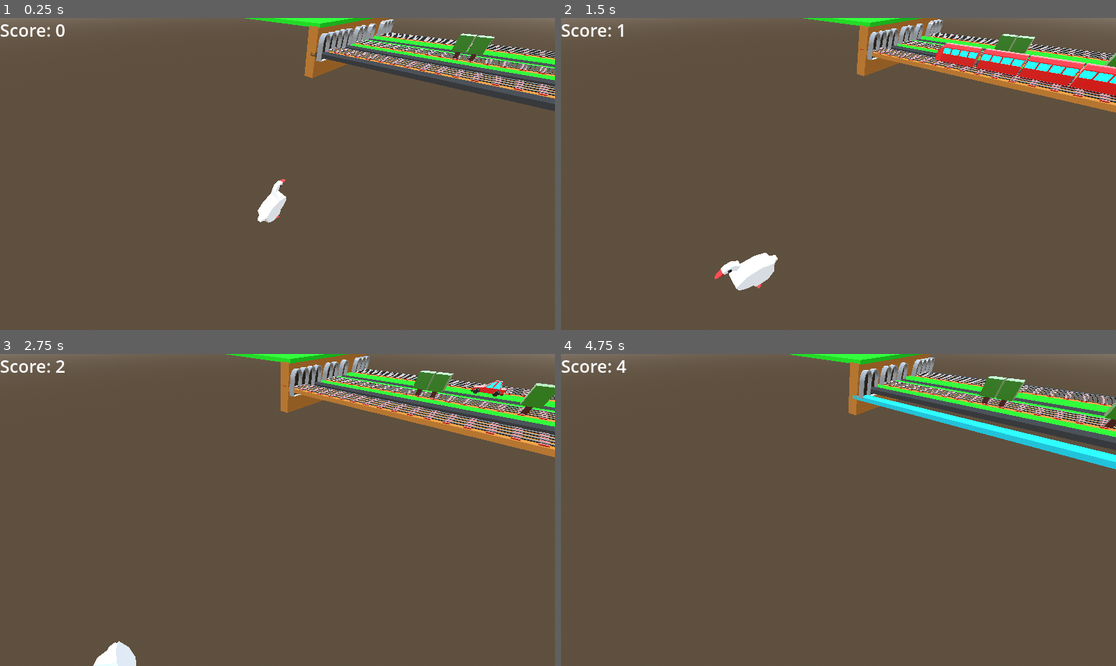
Above: before the commit, frames 1-4 (two rows, left to right).
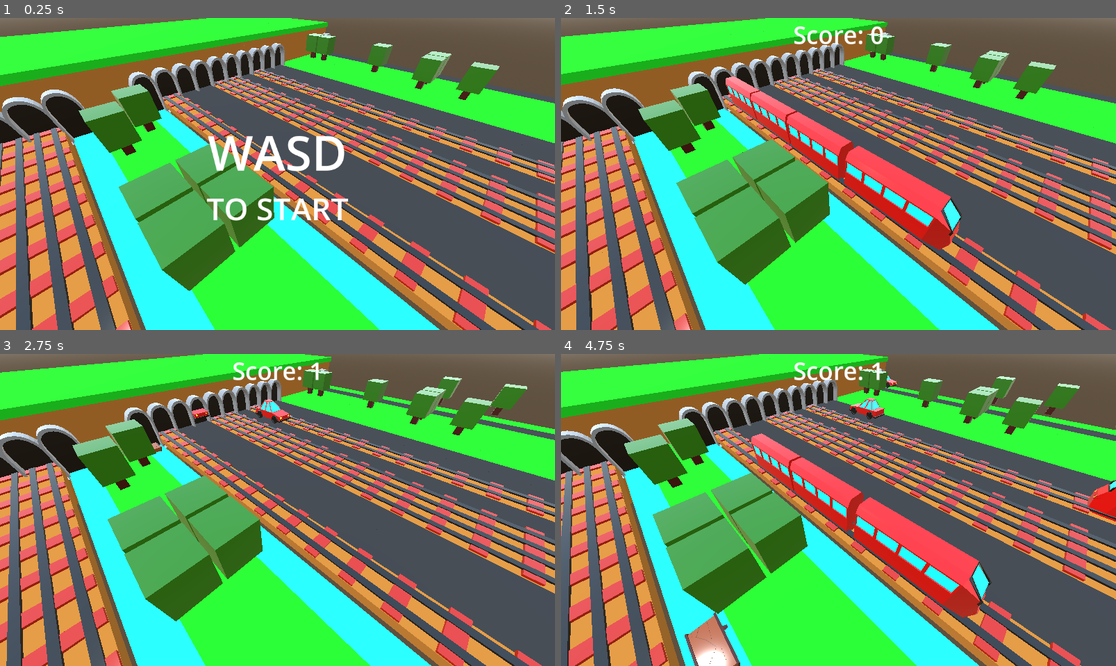
Above: after the commit, the same moments.

Repository: syshotdev/GooseyRoad
Game: Godot game, scene res://main_menu.tscn
Two runs of this game, one before a commit and one after it. Both use one fixed random seed, a clock stepped at 60 frames per second and the inputs below. Before the commit the project starts from res://main.tscn.
Inputs:
- Up to frame 1 (0.25 s): no input
- Up to frame 2 (1.5 s): tap Enter at 0.5 s; hold D (right) 0.53-1.28 s; hold S (backward) from 1.28 s (still down)
- Up to frame 3 (2.75 s): release S (backward) at 2.03 s; hold D (right) from 2.03 s (still down)
- Up to frame 4 (4.75 s): release D (right) at 2.78 s; hold W (forward) 2.78-3.53 s; hold A (left) from 3.53 s (still down)

The runs differ from the first frame. In frame 1, 89% of the frame differs, in the area x 0-100%, y 0-100%; in frame 2, 90%; in frame 3, 89%; in frame 4, 88%.
Error before the commit: Invalid call. Nonexistent function 'rotate_y' in base 'PackedScene'. (res://Objects/mapGenerator.gd:55)

Commit message:
Added functioning UI, Main menu, now for bug fixing

Diff:
--- /dev/null
+++ b/MainMenu.gd
@@ -0,0 +1,54 @@
+extends Control
+
+@export var mainScene : PackedScene
+@export var UIScene : PackedScene
+var main : Node3D = null
+var UI : Control = null
+var score : int = 0
+
+# Called when the node enters the scene tree for the first time.
+func _ready():
+	resetGame()
+	pauseGame()
+
+
+func _input(event):
+	if event is InputEventKey:
+		startGame()
+
+
+# Restarts all the variables, and the lazy way is just turn off and on again
+func resetGame():
+	for child in get_children():
+		child.queue_free() # Remove all the children
+
+	main = mainScene.instantiate()
+	add_child(main)
+	UI = UIScene.instantiate()
+	add_child(UI)
+	main.died.connect(died)
+	main.addAndUpdateScore.connect(addScore)
+
+	score = 0
+
+
+func startGame():
+	UI.startGame()
+	main.set_process(true)
+
+# When goose dies
+func died():
+	pauseGame()
+
+
+func pauseGame():
+	main.set_process(false)
+
+# Add score and update it
+func addScore(number : int):
+	setScore(number + score)
+
+
+func setScore(number : int):
+	score = number + score
+	UI.setScore(number)
--- a/Objects/Vehicle/debris.gd
+++ b/Objects/Vehicle/debris.gd
@@ -52,9 +52,9 @@
 		log.position += logNumber * Vector3(logSize, 0, 0) # One after another log
 
 	collisionShape.scale.x = length * logSize
-	collisionShape.position.x = length / 2
+	collisionShape.position.x = length / 2.0
 	playerDetectionArea.scale.x = length * logSize
-	playerDetectionArea.position.x = length / 2
+	playerDetectionArea.position.x = length / 2.0
 
 
 func makeLillyPad():
--- a/Objects/mapGenerator.gd
+++ b/Objects/mapGenerator.gd
@@ -13,7 +13,7 @@
 @export var forestScene : PackedScene
 @export var plainsScene : PackedScene
 
-@onready var modules : Array[PackedScene] = [roadScene, forestScene, trainScene, plainsScene, riverScene] # Houses all of the packed scenes for easy shuffling
+@onready var modules : Array[PackedScene] = [roadScene, forestScene, trainScene, riverScene, plainsScene] # Houses all of the packed scenes for easy shuffling
 @onready var currentMap : Array = [] # Houses all of the strips for easy access
 @onready var currentStripPosition : int = -Constants.mapStripsBehindPlayer # the id of the current strip (To position one after another)
 @onready var probabilities : Dictionary = { # Key: Scene, Value: Entries into pool of chance
@@ -26,37 +26,53 @@
 
 
 func _ready():
-	while currentStripPosition < Constants.mapAmountOfStrips:
-		generateNextMapStrip() # Pregenerate map
+	var maxStripPosition = currentStripPosition
+	while currentStripPosition < Constants.mapAmountOfStrips - Constants.mapStripsBehindPlayer:
+		generateNextMapSegment() # Pregenerate map
 
 
 # Takes a given map array and adds one module to it
-func generateNextMapStrip():
+func generateNextMapSegment():
 	var randomScene : PackedScene = modules.pick_random()
-	var amountOfScenes : int = 1
+	var amountOfScenes : int = randi_range(1, 2)
 
 	generateStrip(randomScene, amountOfScenes)
-	randomize()
 
 	addScore(amountOfScenes)
 
+# Pick a random scene with probabilites taken into account
+func pickRandomScene():
+	# All of them with proportional amounts of entries
+	var arrayOfPackedScenes : Array = []
+	# For each scene
+	for scene in probabilities.keys():
+		# Make an array of things filled with scene
+		var arrayOfThings : Array[PackedScene] = []
+		arrayOfThings.resize(probabilities[scene])
+		arrayOfThings.fill(scene)
+
+		# Add the arrayOfThings to total
+		arrayOfPackedScenes.append_array(arrayOfThings)
+
+	return arrayOfPackedScenes.pick_random()
+
 
 func generateStrip(scene : PackedScene, amount : int):
-	var instancedScene := scene.instantiate()
-
 	for i in range(amount):
+		var instancedScene := scene.instantiate()
 		currentMap.append(instancedScene)
 
 		if(currentMap.size() > Constants.mapAmountOfStrips):
-			currentMap.pop_front().queue_free() # Remove strip to free memory
+			currentMap.pop_front().queue_free() # Remove strip to free memoryw
 			# Rotate the entire thing 180 half the time
 
 		if(randi_range(0, 1) == 1):
-			scene.rotate_y(deg_to_rad(180))
+			instancedScene.rotate_y(deg_to_rad(180))
 
 		# Set the position to 1 module ahead of current one
 		instancedScene.position = Vector3(0, 0, -currentStripPosition * Constants.blockSize)
 		currentStripPosition += 1
+
 		add_child(instancedScene)
 
 
--- /dev/null
+++ b/UI.gd
@@ -0,0 +1,16 @@
+extends Control
+
+@export var scoreLabel : Label
+@export var instructionText : Control
+
+func _ready():
+	scoreLabel.visible = false
+	instructionText.visible = true
+
+func setScore(score : int):
+	scoreLabel.text = "Score: " + str(score)
+
+
+func startGame():
+	scoreLabel.visible = true
+	instructionText.visible = false
--- /dev/null
+++ b/UI.tscn
@@ -0,0 +1,55 @@
+[gd_scene load_steps=2 format=3 uid="uid://1xs2bomb4633"]
+
+[ext_resource type="Script" path="res://UI.gd" id="1_ma66r"]
+
+[node name="UI" type="Control" node_paths=PackedStringArray("scoreLabel", "instructionText")]
+layout_mode = 3
+anchors_preset = 15
+anchor_right = 1.0
+anchor_bottom = 1.0
+grow_horizontal = 2
+grow_vertical = 2
+script = ExtResource("1_ma66r")
+scoreLabel = NodePath("HBoxContainer/Score")
+instructionText = NodePath("VBoxContainer")
+
+[node name="HBoxContainer" type="HBoxContainer" parent="."]
+layout_mode = 1
+anchors_preset = 5
+anchor_left = 0.5
+anchor_right = 0.5
+offset_left = -68.5
+offset_right = 68.5
+offset_bottom = 50.0
+grow_horizontal = 2
+
+[node name="Score" type="Label" parent="HBoxContainer"]
+layout_mode = 2
+theme_override_font_sizes/font_size = 50
+text = "Score: 0"
+
+[node name="VBoxContainer" type="VBoxContainer" parent="."]
+layout_mode = 1
+anchors_preset = 8
+anchor_left = 0.5
+anchor_top = 0.5
+anchor_right = 0.5
+anchor_bottom = 0.5
+offset_left = -146.5
+offset_top = -114.5
+offset_right = 146.5
+offset_bottom = 114.5
+grow_horizontal = 2
+grow_vertical = 2
+
+[node name="Wasd" type="Label" parent="VBoxContainer"]
+layout_mode = 2
+size_flags_horizontal = 4
+theme_override_font_sizes/font_size = 100
+text = "WASD"
+
+[node name="To start" type="Label" parent="VBoxContainer"]
+layout_mode = 2
+size_flags_horizontal = 4
+theme_override_font_sizes/font_size = 64
+text = "TO START"
--- a/main.gd
+++ b/main.gd
@@ -1,11 +1,12 @@
 extends Node3D
+
+signal died()
+signal addAndUpdateScore(score : float)
 
 @export var mapGenerator : MapGenerator
 @export var player : Player
 @export var cameraOrigin : Node3D
 @export var cameraShaker : CameraShake
-
-var score : int = 0 : set = setScore
 # Used for extending map ahead of player
 var lowestStripID : int = -Constants.mapStripsBehindPlayer # Basically pos of first strip, aka strip behind player
 var highestStripID : int = Constants.mapStripsInFrontPlayer # mapAmountOfStrips ahead of mapStripsBehindPlayer
@@ -15,7 +16,6 @@
 
 func _ready():
 	generateNewStrips(playerHighestStripPos)
-	score = 0
 
 
 func _process(delta):
@@ -34,11 +34,12 @@
 # Generate function of strips (Doesn't generate if player moves anywhere but forward)
 func generateNewStrips(playerStripID : float):
 	# Formula = difference between playerStrip and highestStrip, but highestStripID should equal playerStripID when remove offset
-	var amountOfStripsToMake : int = floor(playerStripID - (highestStripID - Constants.mapStripsInFrontPlayer))
+	var amountOfStripsToMake : int = floor(playerStripID - mapGenerator.currentStripPosition + Constants.mapStripsInFrontPlayer)
 	clampi(amountOfStripsToMake, 0, INF) # Clamp it because negative means player is going backwards
 
-	for i in range(amountOfStripsToMake):
-		mapGenerator.generateNextMapStrip()
+	# If we need to make even one new strip, call the function
+	if(amountOfStripsToMake > 0):
+		mapGenerator.generateNextMapSegment()
 
 # Updates camera smoothly with playerStripID
 func updateCameraPosition(playerStripID : float):
@@ -57,8 +58,9 @@
 func isPlayerDead():
 	var playerStripID : float = -player.position.z / Constants.blockSize # Calculates playerStripID from player pos
 	if(playerStripID < lowestStripID):
-		print("Died") # IT WORKS!!!!!
-		pass # Replace with endGame() function
+		died.emit()
+	elif(player.position.y < -1):
+		died.emit()
 
 # When vehicle crashes
 func onCrash(score : int):
@@ -68,9 +70,4 @@
 
 
 func addScore(number : int):
-	setScore(score + number)
-
-
-func setScore(number : int):
-	score = number
-	$UI/Score.text = str("Score: ", score) # TEMPORARY!!
+	addAndUpdateScore.emit(number)
--- a/main.tscn
+++ b/main.tscn
@@ -47,20 +47,6 @@
 fov = 80.0
 size = 7.0
 
-[node name="UI" type="Control" parent="."]
-layout_mode = 3
-anchors_preset = 15
-anchor_right = 1.0
-anchor_bottom = 1.0
-grow_horizontal = 2
-grow_vertical = 2
-
-[node name="Score" type="Label" parent="UI"]
-layout_mode = 0
-offset_right = 40.0
-offset_bottom = 23.0
-theme_override_font_sizes/font_size = 36
-
 [connection signal="carCrashed" from="MapGenerator" to="." method="onCrash"]
 [connection signal="updateScore" from="MapGenerator" to="." method="addScore"]
 [connection signal="playerMoved" from="Player" to="." method="playerMoved"]
--- /dev/null
+++ b/main_menu.tscn
@@ -0,0 +1,19 @@
+[gd_scene load_steps=4 format=3 uid="uid://ggppeihpw7et"]
+
+[ext_resource type="Script" path="res://MainMenu.gd" id="1_it3jr"]
+[ext_resource type="PackedScene" uid="uid://bex08a2uird62" path="res://main.tscn" id="2_jmhpm"]
+[ext_resource type="PackedScene" uid="uid://1xs2bomb4633" path="res://UI.tscn" id="3_j2tnd"]
+
+[node name="MainMenu" type="Control"]
+layout_mode = 3
+anchors_preset = 15
+anchor_right = 1.0
+anchor_bottom = 1.0
+grow_horizontal = 2
+grow_vertical = 2
+script = ExtResource("1_it3jr")
+mainScene = ExtResource("2_jmhpm")
+UIScene = ExtResource("3_j2tnd")
+
+[node name="UI" parent="." instance=ExtResource("3_j2tnd")]
+layout_mode = 1
--- a/project.godot
+++ b/project.godot
@@ -11,9 +11,8 @@
 [application]
 
 config/name="Goosy Road"
-run/main_scene="res://main.tscn"
+run/main_scene="res://main_menu.tscn"
 config/features=PackedStringArray("4.2", "Forward Plus")
-config/icon="res://icon.svg"
 
 [input]
 
